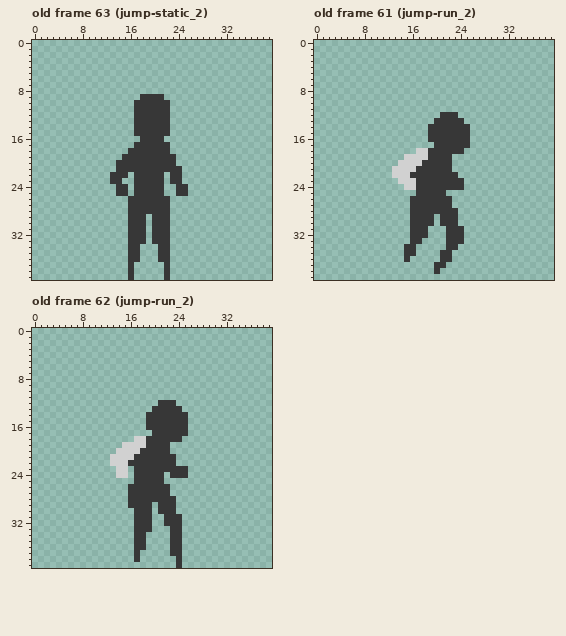
A pixel-art file gets an edit: aseprite/thaumaturge2.aseprite. Above, as it was before the edit.
40x40 pixels, 63 frames. Colours within 5 levels of each other are drawn and written as one. Shown: old frame 63 (jump-static_2), old frame 61 (jump-run_2), old frame 62 (jump-run_2). The commit also changed other frames, which this record leaves out.
After the commit:
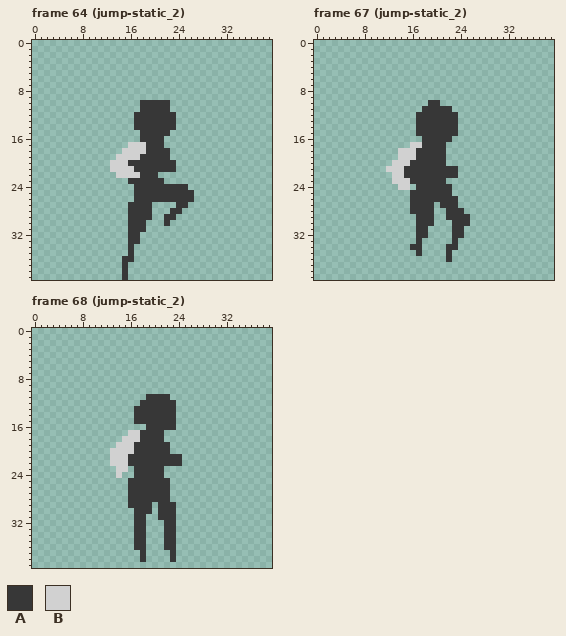
Palette (. is transparent): A #373737  B #d1d1d1
A new or re-ordered frame is compared with the old frame closest to it.
Log entry: New Jump Animation
Change:
frames 63 -> 68
--- frame 64 (jump-static_2) is new; against old frame 63 (jump-static_2), layer "thaumaturge"
@@ x 11..28 @@
  8 ..................
- 9 .......AAAA.......
-10 ......AAAAAA......
-11 ......AAAAAA......
-12 ......AAAAAA......
-13 ......AAAAAA......
-14 ......AAAAAA......
-15 ......AAAAAA......
+ 9 ..................
+10 .......AAAAA......
+11 .......AAAAA......
+12 ......AAAAAAA.....
+13 ......AAAAAAA.....
+14 ......AAAAAAA.....
+15 .......AAAAA......
 16 .......AAAA.......
-17 ......AAAAAA......
-18 .....AAAAAAA......
-19 ....AAAAAAAAA.....
-20 ...AAAAAAAAAA.....
-21 ...AAAAAAAAAAA....
-22 ..AAA.AAAAA.AA....
-23 ..AA..AAAAA.AA....
-24 ...AA.AAAAA..AA...
-25 ...AA.AAAAA..AA...
-26 .....AAAAAAA......
-27 .....AAAAAAA......
-28 .....AAAAAAA......
-29 .....AAA.AAA......
-30 .....AAA.AAA......
-31 .....AAA.AAA......
-32 .....AAA.AAA......
-33 .....AAA.AAA......
-34 .....AA...AA......
-35 .....AA...AA......
-36 .....AA...AA......
-37 .....A.....A......
-38 .....A.....A......
-39 .....A.....A......
+17 .....BBBAAA.......
+18 ....BBBBAAAA......
+19 ...BBBBAAAAA......
+20 ..BBBAAAAAAAA.....
+21 ..BBBBAAAAAAA.....
+22 ...BBBBAAA........
+23 .....AAAAAA.......
+24 ......AAAAAAAAA...
+25 ......AAAAAAAAAA..
+26 ......AAAAAAAAAA..
+27 .....AAAA....AA...
+28 .....AAAA...AA....
+29 .....AAAA..AA.....
+30 .....AAA...A......
+31 .....AAA..........
+32 .....AA...........
+33 .....AA...........
+34 .....A............
+35 .....A............
+36 ....AA............
+37 ....A.............
+38 ....A.............
+39 ....A.............
--- frame 67 (jump-static_2) is new; against old frame 61 (jump-run_2), layer "thaumaturge"
@@ x 10..27 @@
  9 ..................
-10 ..................
-11 ..................
-12 ...........AAA....
-13 ..........AAAAA...
-14 .........AAAAAAA..
-15 .........AAAAAAA..
-16 .........AAAAAAA..
-17 ..........AAAAAA..
-18 .......BBAAAAAA...
-19 .....BBBBAAAA.....
-20 ....BBBBAAAAA.....
-21 ...BBBBAAAAAA.....
-22 ...BBBAAAAAAAA....
-23 ....BBBAAAAAAAA...
-24 .....BBAAAAAAAA...
-25 .......AAAAA......
-26 ......AAAAAAA.....
-27 ......AAAAAAA.....
-28 ......AAAAAAAA....
-29 ......AAAA.AAA....
-30 ......AAAA.AAA....
-31 ......AAA...AAA...
-32 ......AAA...AAA...
-33 ......AA....AAA...
-34 .....AA.....AA....
-35 .....AA....AA.....
-36 .....A.....AA.....
-37 ..........AA......
-38 ..........A.......
+10 .........AA.......
+11 ........AAAAA.....
+12 .......AAAAAAA....
+13 .......AAAAAAA....
+14 .......AAAAAAA....
+15 .......AAAAAAA....
+16 ........AAAAA.....
+17 ......BBAAAA......
+18 ....BBBAAAAA......
+19 ....BBBAAAAA......
+20 ...BBBAAAAAA......
+21 ..BBBAAAAAAAAA....
+22 ...BBAAAAAAAAA....
+23 ...BBBAAAAAA......
+24 ....BB.AAAAAA.....
+25 ......AAAAAAA.....
+26 ......AAAAAAAA....
+27 ......AAAA.AAA....
+28 ......AAAA..AAA...
+29 .......AAA..AAAA..
+30 .......AAA...AAA..
+31 .......AA....AA...
+32 .......AA....AA...
+33 .......A.....A....
+34 ......AA....AA....
+35 .......A....A.....
+36 ............A.....
+37 ..................
+38 ..................
 39 ..................
--- frame 68 (jump-static_2) is new; against old frame 62 (jump-run_2), layer "thaumaturge"
@@ x 11..27 @@
 10 .................
-11 .................
-12 ..........AAA....
-13 .........AAAAA...
-14 ........AAAAAAA..
-15 ........AAAAAAA..
-16 ........AAAAAAA..
-17 .........AAAAAA..
-18 ......BBAAAAAA...
-19 ....BBBBAAAA.....
-20 ...BBBBAAAAA.....
-21 ..BBBBAAAAAAA....
-22 ..BBBAAAAAAAA....
-23 ...BB.AAAAAAAAA..
-24 ...BB.AAAAA.AAA..
-25 ......AAAAA......
+11 ........AAAA.....
+12 .......AAAAAA....
+13 ......AAAAAAA....
+14 ......AAAAAAA....
+15 ......AAAAAAA....
+16 ........AAAAA....
+17 .....BBAAAA......
+18 ....BBBAAAA......
+19 ...BBBAAAAAA.....
+20 ..BBBBAAAAAA.....
+21 ..BBBAAAAAAAAA...
+22 ..BBBAAAAAAAAA...
+23 ...BB.AAAAA......
+24 ...B..AAAAA......
+25 .....AAAAAAA.....
 26 .....AAAAAAA.....
 27 .....AAAAAAA.....
-28 .....AAAAAAAA....
+28 .....AAAAAAA.....
 29 .....AAAA.AAA....
 30 ......AAA.AAA....
-31 ......AAA..AAA...
-32 ......AAA..AAA...
-33 ......AAA...AA...
-34 ......AA....AA...
-35 ......AA....AA...
-36 ......AA....AA...
-37 ......A.....AA...
-38 ......A......A...
-39 .............A...
+31 ......AA..AAA....
+32 ......AA...AA....
+33 ......AA...AA....
+34 ......AA...AA....
+35 ......AA...AA....
+36 ......AA...AA....
+37 .......A....A....
+38 .......A....A....
+39 .................
Pixel boxes of the changes (left, top, right, bottom) in both pictures:
changed: (110, 94, 194, 280)
changed: (386, 100, 470, 274)
changed: (110, 394, 188, 568)
